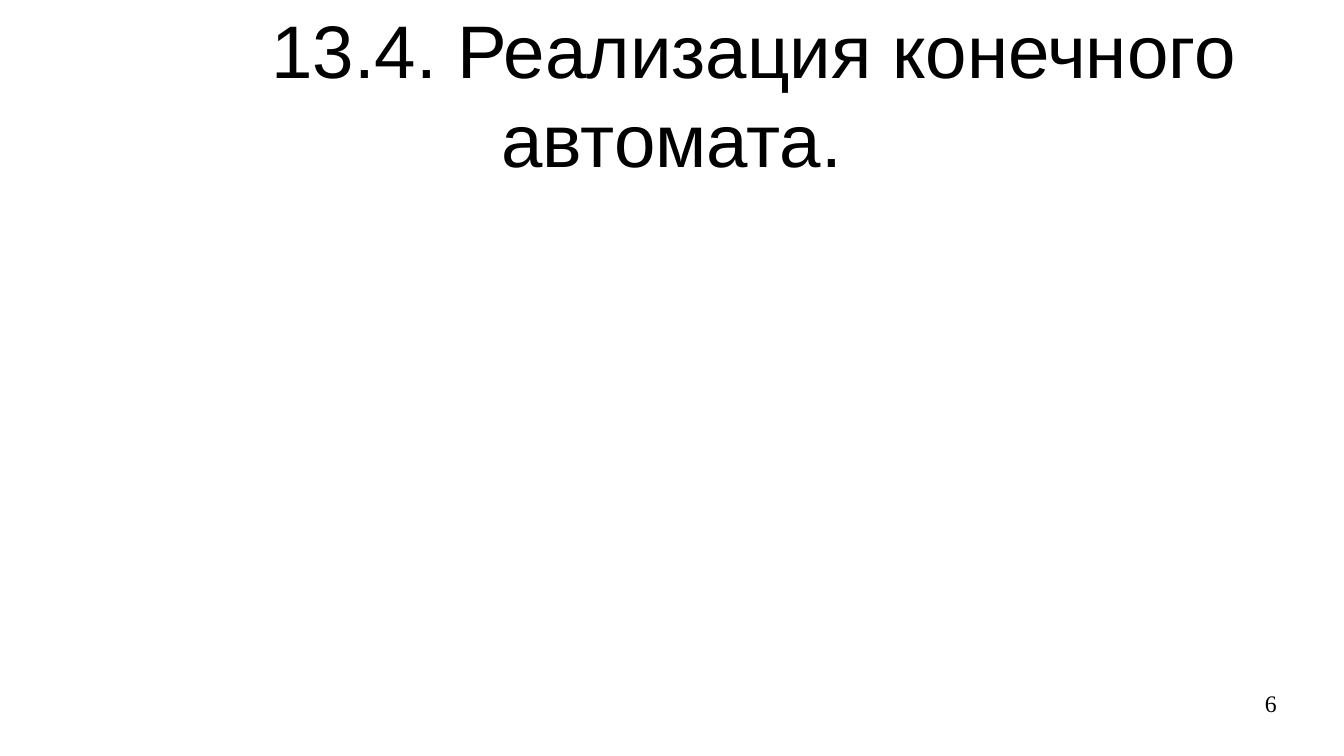
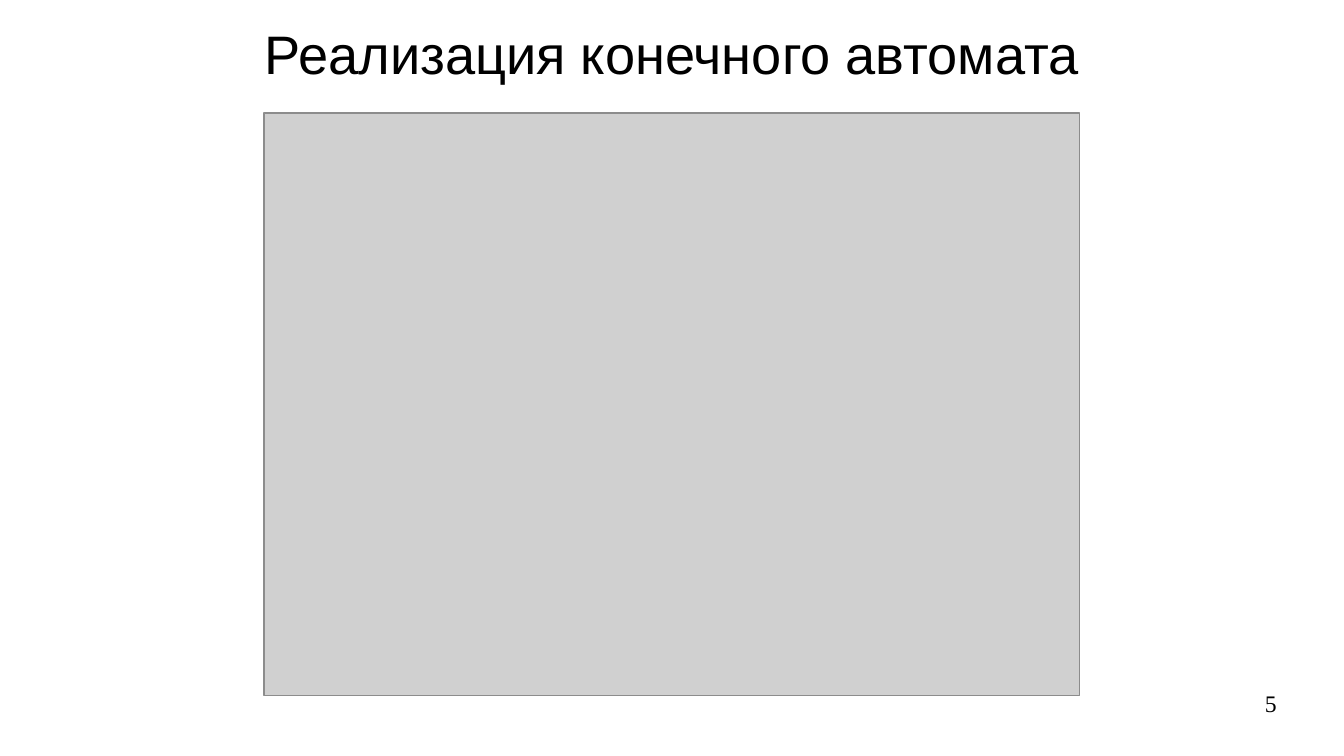
Before and after one commit to steelcraft/stud-lab, a slide deck: slide 5 of Лекции/СBDS01#L8.odp (slide 6 before the commit). Drawn at 1344x756 pixels with LibreOffice and Linux fonts; fonts in the diff are those of the drawing; grey boxes stand for pictures. Boxes give left, top, right and bottom in pixels: in the first picture for what was removed or moved away, otherwise in the second. Text is boxed around its words. In the diff, an @@ line names an element or a change of style, - is before the commit and + after.

Commit message:
Добавлен раздел по конечным автоматам

```diff
--- a/Лекции/СBDS01#L8.odp
+++ b/Лекции/СBDS01#L8.odp
@@ title at (264, 36, 1079, 84): text changed; size 44 to 32 pt @@
-13.4. Реализация конечного автомата.
+Реализация конечного автомата
@@ picture added at (265, 113, 1081, 696) @@
@@ page number at (1265, 696, 1277, 713): text changed @@
-6
+5
```
Also in this commit, not shown: 2 other slides changed, 2 slides added, 3 slides removed.
